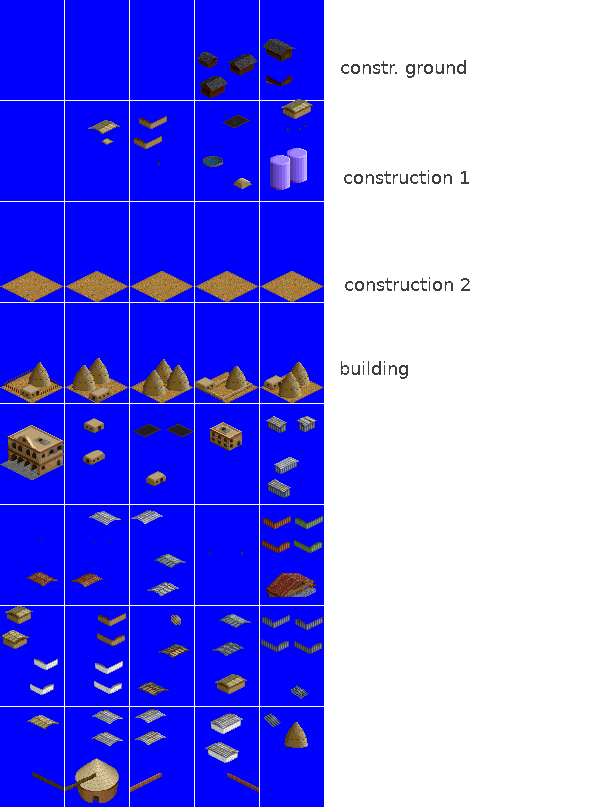
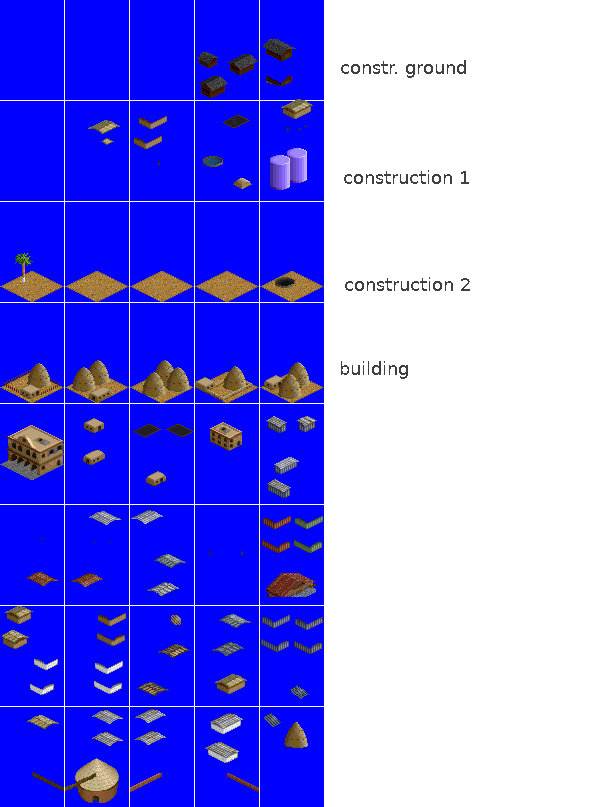
The second 610 × 807 image is a revision of the first. Changes to its layers:
painted on "building" over (27, 358, 310, 399)
painted on "fenceback" over (27, 375, 310, 399)
showed "construction" over (15, 253, 295, 288)
